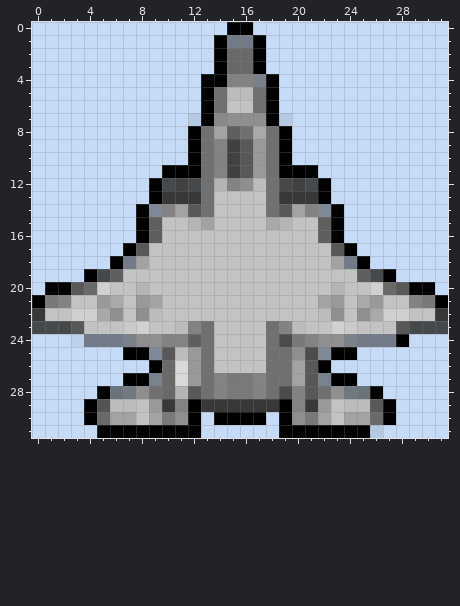
Two versions of one pixel-art sprite, res/1.png. Above, as it was before the edit.
The file is 32x32 pixels. Colours within 5 levels of each other are drawn and written as one.
Once edited:
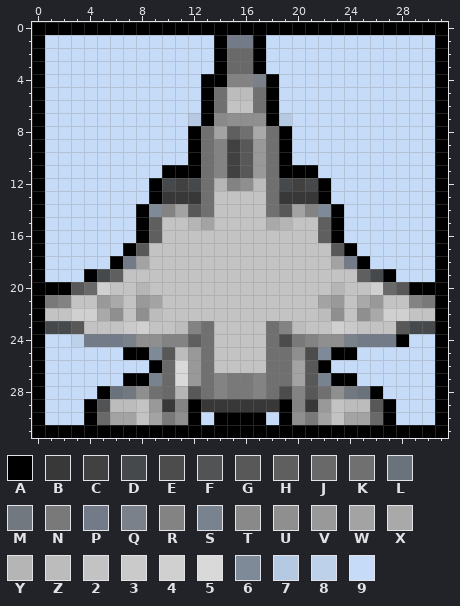
Palette (. is transparent): A #000000  B #383838  C #414141  D #46494c  E #4c4c4c  F #525355  G #585858  H #5f5f5f  J #696969  K #707070  L #6a727c  M #727880  N #797979  P #727b87  Q #7a818a  R #838383  S #798390  T #898989  U #8f8f8f  V #999999  W #a3a3a3  X #a9a9a9  Y #b5b5b5  Z #bcbcbc  2 #c3c3c3  3 #cacaca  4 #d0d0d0  5 #d9d9d9  6 #7f8a98  7 #b6c9e2  8 #bdd1eb  9 #c6dbf7
Changes in this commit:
{"y":0,"x":0,"old":"999999999999999","new":"AAAAAAAAAAAAAAA"}
{"y":0,"x":17,"old":"999999999999999","new":"AAAAAAAAAAAAAAA"}
{"y":1,"x":0,"old":"9","new":"A"}
{"y":1,"x":31,"old":"9","new":"A"}
{"y":2,"x":0,"old":"9","new":"A"}
{"y":2,"x":31,"old":"9","new":"A"}
{"y":3,"x":0,"old":"9","new":"A"}
{"y":3,"x":31,"old":"9","new":"A"}
{"y":4,"x":0,"old":"9","new":"A"}
{"y":4,"x":31,"old":"9","new":"A"}
{"y":5,"x":0,"old":"9","new":"A"}
{"y":5,"x":31,"old":"9","new":"A"}
{"y":6,"x":0,"old":"9","new":"A"}
{"y":6,"x":31,"old":"9","new":"A"}
{"y":7,"x":0,"old":"9","new":"A"}
{"y":7,"x":31,"old":"9","new":"A"}
{"y":8,"x":0,"old":"9","new":"A"}
{"y":8,"x":31,"old":"9","new":"A"}
{"y":9,"x":0,"old":"9","new":"A"}
{"y":9,"x":31,"old":"9","new":"A"}
{"y":10,"x":0,"old":"9","new":"A"}
{"y":10,"x":31,"old":"9","new":"A"}
{"y":11,"x":0,"old":"9","new":"A"}
{"y":11,"x":31,"old":"9","new":"A"}
{"y":12,"x":0,"old":"9","new":"A"}
{"y":12,"x":31,"old":"9","new":"A"}
{"y":13,"x":0,"old":"9","new":"A"}
{"y":13,"x":31,"old":"9","new":"A"}
{"y":14,"x":0,"old":"9","new":"A"}
{"y":14,"x":31,"old":"9","new":"A"}
{"y":15,"x":0,"old":"9","new":"A"}
{"y":15,"x":31,"old":"9","new":"A"}
{"y":16,"x":0,"old":"9","new":"A"}
{"y":16,"x":31,"old":"9","new":"A"}
{"y":17,"x":0,"old":"9","new":"A"}
{"y":17,"x":31,"old":"9","new":"A"}
{"y":18,"x":0,"old":"9","new":"A"}
{"y":18,"x":31,"old":"9","new":"A"}
{"y":19,"x":0,"old":"9","new":"A"}
{"y":19,"x":31,"old":"9","new":"A"}
{"y":20,"x":0,"old":"9","new":"A"}
{"y":20,"x":31,"old":"9","new":"A"}
{"y":22,"x":0,"old":"B","new":"A"}
{"y":22,"x":31,"old":"B","new":"A"}
{"y":23,"x":0,"old":"D","new":"A"}
{"y":23,"x":31,"old":"D","new":"A"}
{"y":24,"x":0,"old":"9","new":"A"}
{"y":24,"x":31,"old":"9","new":"A"}
{"y":25,"x":0,"old":"9","new":"A"}
{"y":25,"x":31,"old":"9","new":"A"}
{"y":26,"x":0,"old":"9","new":"A"}
{"y":26,"x":31,"old":"9","new":"A"}
{"y":27,"x":0,"old":"9","new":"A"}
{"y":27,"x":31,"old":"9","new":"A"}
{"y":28,"x":0,"old":"9","new":"A"}
{"y":28,"x":31,"old":"9","new":"A"}
{"y":29,"x":0,"old":"9","new":"A"}
{"y":29,"x":31,"old":"9","new":"A"}
{"y":30,"x":0,"old":"9","new":"A"}
{"y":30,"x":31,"old":"9","new":"A"}
{"y":31,"x":0,"old":"99999","new":"AAAAA"}
{"y":31,"x":13,"old":"999999","new":"AAAAAA"}
{"y":31,"x":26,"old":"799999","new":"AAAAAA"}
{"label":"changed","picture_box":[32,22,448,438]}
